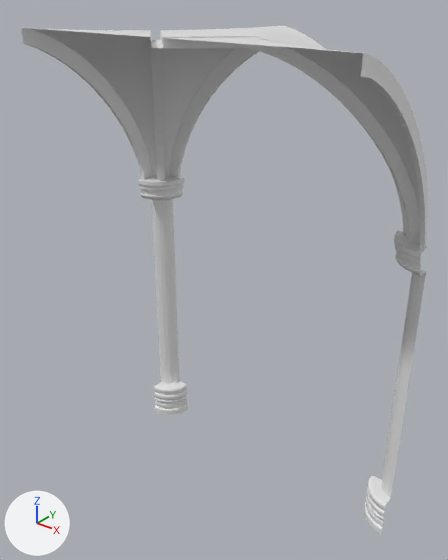
The Blender file Assets/Models/Column01_M.blend: old version first, new version second.
Both versions are drawn from a 50 mm camera at (21.1, -21.4, 8.6) aimed at (6.6, -3.3, -2.6). The axes (+X, +Y, +Z) are drawn at lower left. The lights are the same throughout.
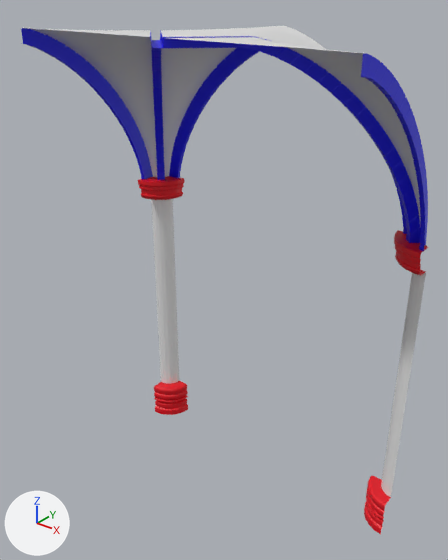
Where the change shows, as pixel boxes [x1, y1, x2, y2] in the pictures (448 x 560 px):
part 1 of me_plane, recoloured (white to red): [154, 381, 391, 534] in both
part 2 of me_plane, recoloured (white to red): [138, 176, 428, 276] in both
part 3 of me_plane, recoloured (white to blue): [21, 28, 428, 252] in both

The edits, one by one:
Material 'Mat 2' (mat_mat_2) is new.
Its base color is (0.00208, 0.0, 0.8) (blue #0700e7).
Material 'Mat 1' (mat_mat_1) is new.
Its base color is (0.8, 0.0, 0.00965) (red #e70019).
Material 'Mat 0' (mat_mat_0) is new.
Its base color is (0.8, 0.8, 0.8) (white #e7e7e7).
me_plane has 1260 vertices, 1226 faces and spans x -7.0..0.0, y 0.0..7.0, z -20.4..0.3.
me_plane is used by ob_plane; location (7.0, -7.0, 6.71).
me_plane part 1: 222 of the faces centred in x -6.9..-5.7, y 5.7..6.9, z -20.3..-18.7 switch from no material to mat_mat_1 (red #e70019).
me_plane part 2: 162 of the faces centred in x -6.9..-5.5, y 5.5..6.9, z -7.7..-6.7 switch from no material to mat_mat_1 (red #e70019).
me_plane part 3: 432 of the faces centred in x -6.9..0.0, y 0.0..6.9, z -6.6..0.1 switch from no material to mat_mat_2 (blue #0700e7).
me_plane now uses material mat_mat_0 (white #e7e7e7).
